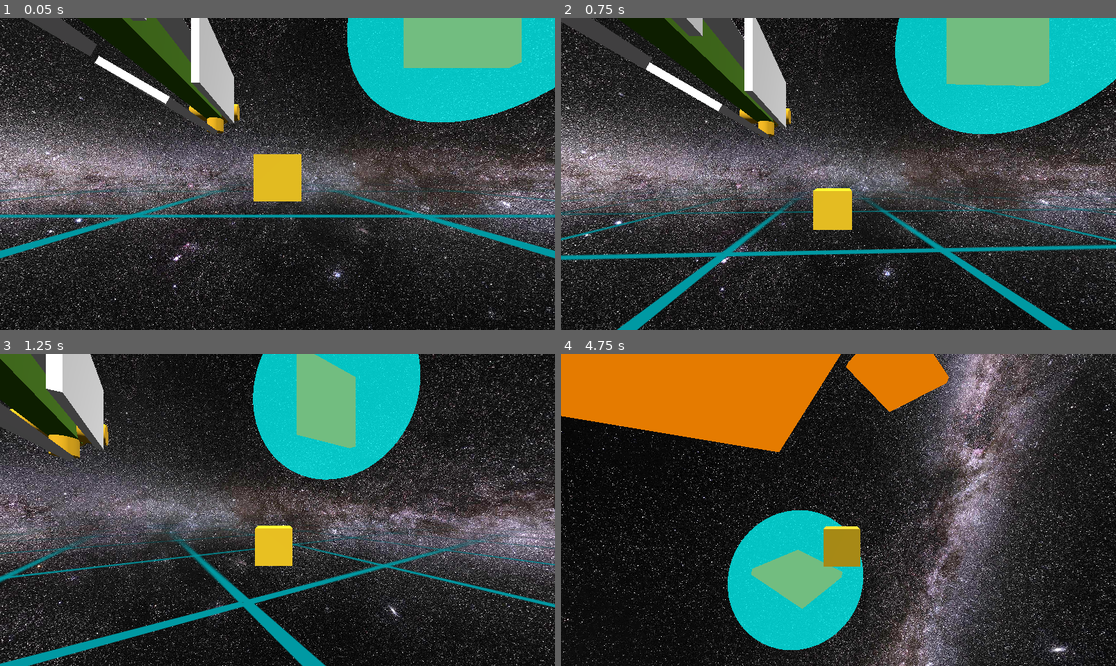
Above: before the commit, frames 1-4 (two rows, left to right).
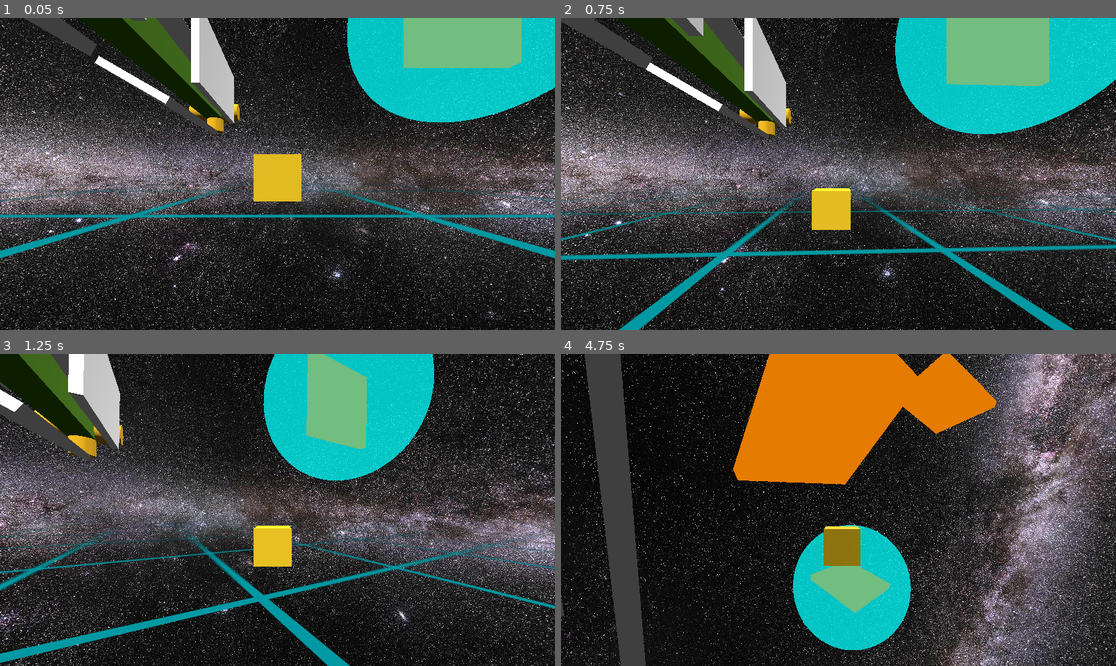
Above: after the commit, the same moments.

Repository: david-andrew/Aberration
Game: Godot game, scene res://world.tscn
Two runs of this game, one before a commit and one after it. Both use one fixed random seed, a clock stepped at 60 frames per second and the inputs below.
Inputs:
- Up to frame 1 (0.05 s): no input
- Up to frame 2 (0.75 s): hold Right (right) from 0.53 s (still down); hold A (a) from 0.53 s (still down)
- Up to frame 3 (1.25 s): keep holding Right (right); keep holding A (a); tap Ctrl (ctrl) at 0.8 s
- Up to frame 4 (4.75 s): release Right (right) at 1.28 s; release A (a) at 1.28 s; hold Down (down) 1.28-2.03 s; tap Ctrl (ctrl) at 1.35 s; tap D (d) at 1.55 s; hold Right (right) 2.03-2.78 s; hold D (d) 2.03-2.78 s; tap E (e) at 2.3, 2.85 s; hold Up (up) 2.78-3.53 s; tap S (s) at 3.05 s; hold S (s) 3.53-4.28 s; hold Left (left) from 3.53 s (still down); tap Shift (shift) at 3.8, 4.35 s; tap W (w) at 4.55 s

Frame 1 is identical in both runs. In frame 2, 0.6% of the frame differs, in the area x 0-100%, y 0-100%; in frame 3, 47%; in frame 4, 64%.

Commit message:
apparently got cannon to point at target correctly

Diff:
--- /dev/null
+++ b/scenes/cannon_module.gd
@@ -0,0 +1,39 @@
+extends ShipModule
+
+var target: Node3D = null
+var original_transform: Transform3D
+@export var MIN_ANGLE_WITH_SURFACE: float = PI/8
+
+
+func _ready():
+
+	var joint = PinJoint3D.new()
+	link_module_to_core(joint)
+
+	# DEBUG, replace with actual target
+	target = get_tree().current_scene.find_child('Player')
+	original_transform = Transform3D(transform)
+
+func _physics_process(delta):
+	pass
+	#TODO: make the turret point at the player
+	#debug_player.global_position
+	try_look_at_target()
+
+
+func try_look_at_target():
+	if not target:
+		print('target is null')
+		return
+
+	#check that target is at an aimable spot
+	var dot = (original_transform.basis * (global_position - target.global_position)).normalized().dot(Vector3.FORWARD)
+
+	# check if cannon can point at the target
+	if PI/2 - acos(dot) < MIN_ANGLE_WITH_SURFACE:
+		#print('target is out of angular range')
+		transform.basis = original_transform.basis
+		return
+
+	#print('looking at target ', target.global_position)
+	look_at(target.global_position, Vector3.UP)
--- /dev/null
+++ b/scenes/cannon_module.tscn
@@ -0,0 +1,42 @@
+[gd_scene load_steps=9 format=3 uid="uid://krx06wutmib7"]
+
+[ext_resource type="PackedScene" uid="uid://bwxo76t5hck46" path="res://scenes/health.tscn" id="1_gvrty"]
+[ext_resource type="Script" path="res://scenes/cannon_module.gd" id="1_hxdcm"]
+
+[sub_resource type="StandardMaterial3D" id="StandardMaterial3D_jaaag"]
+albedo_color = Color(0, 0, 0, 1)
+
+[sub_resource type="SphereMesh" id="SphereMesh_67ye5"]
+material = SubResource("StandardMaterial3D_jaaag")
+
+[sub_resource type="StandardMaterial3D" id="StandardMaterial3D_3onhs"]
+albedo_color = Color(0, 0, 0, 1)
+
+[sub_resource type="BoxMesh" id="BoxMesh_8a3bn"]
+material = SubResource("StandardMaterial3D_3onhs")
+size = Vector3(0.25, 0.25, 1.25)
+
+[sub_resource type="SphereShape3D" id="SphereShape3D_lrjm1"]
+
+[sub_resource type="BoxShape3D" id="BoxShape3D_1pdn2"]
+size = Vector3(0.25, 0.25, 1.25)
+
+[node name="CannonModule" type="RigidBody3D"]
+script = ExtResource("1_hxdcm")
+
+[node name="MeshInstance3D" type="MeshInstance3D" parent="."]
+mesh = SubResource("SphereMesh_67ye5")
+
+[node name="MeshInstance3D2" type="MeshInstance3D" parent="."]
+transform = Transform3D(1, 0, 0, 0, 1, 0, 0, 0, 1, 0, 0, -1)
+mesh = SubResource("BoxMesh_8a3bn")
+
+[node name="CollisionShape3D" type="CollisionShape3D" parent="."]
+shape = SubResource("SphereShape3D_lrjm1")
+
+[node name="CollisionShape3D2" type="CollisionShape3D" parent="."]
+transform = Transform3D(1, 0, 0, 0, 1, 0, 0, 0, 1, 0, 0, -1)
+shape = SubResource("BoxShape3D_1pdn2")
+
+[node name="Health" parent="." instance=ExtResource("1_gvrty")]
+MAX_HEALTH = 5
--- a/scripts/Ship.gd
+++ b/scripts/Ship.gd
@@ -1,7 +1,7 @@
 extends RigidBody3D
 
 
-const translation_strength = 1.0
+const translation_strength = 3.0
 const rotation_strength = 0.5
 
 enum WeaponType {BULLET, LASER}
@@ -77,19 +77,19 @@
 		apply_impulse(global_transform.basis.x * delta * translation_strength)
 
 	# translate up
-	if Input.is_action_pressed("w"):
+	if Input.is_action_pressed("shift"):
 		apply_impulse(global_transform.basis.y * delta * translation_strength)
 
 	# translate down
-	if Input.is_action_pressed("s"):
+	if Input.is_action_pressed("ctrl"):
 		apply_impulse(-global_transform.basis.y * delta * translation_strength)
 
 	# throttle
-	if Input.is_action_pressed("shift"):
+	if Input.is_action_pressed("w"):
 		#throttle = min(throttle + d_throttle * delta, max_throttle)
-		apply_impulse(-global_transform.basis.z * delta * translation_strength*5)
+		apply_impulse(-global_transform.basis.z * delta * translation_strength*2)
 
-	if Input.is_action_pressed("ctrl"):
+	if Input.is_action_pressed("s"):
 		#throttle = max(throttle - d_throttle * delta, min_throttle)
 		apply_impulse(global_transform.basis.z * delta * translation_strength)
 	#if Input.is_action_just_pressed('space'):
--- a/scripts/ShipModule.gd
+++ b/scripts/ShipModule.gd
@@ -5,12 +5,13 @@
 func _ready():
 	link_module_to_core()
 
-func link_module_to_core():
+func link_module_to_core(joint: Joint3D = null):
 	var parent = get_parent()
 	assert((parent is ShipCore and is_instance_valid(parent)) , "ShipModule must be a child of a valid ShipCore");
 
 	# create a 6DoF joint, and link this node with the parent
-	var joint: Generic6DOFJoint3D = Generic6DOFJoint3D.new()
+	if joint == null:
+		joint = Generic6DOFJoint3D.new()
 	self.add_child(joint)
 	joint.node_a = parent.get_path()
 	joint.node_b = self.get_path()
--- a/world.tscn
+++ b/world.tscn
@@ -8,6 +8,7 @@
 [ext_resource type="Texture2D" uid="uid://dofvgqmmehps4" path="res://assets/textures/white outline grid thick.png" id="3_ytujd"]
 [ext_resource type="PackedScene" uid="uid://x6kwsu00lfq2" path="res://scenes/laser.tscn" id="4_c62u1"]
 [ext_resource type="Script" path="res://scripts/CameraTarget.gd" id="4_mhwvw"]
+[ext_resource type="PackedScene" uid="uid://krx06wutmib7" path="res://scenes/cannon_module.tscn" id="5_0kugh"]
 [ext_resource type="PackedScene" uid="uid://bmp7yhbooljq0" path="res://scenes/laser_module.tscn" id="5_ds7nv"]
 [ext_resource type="Script" path="res://scripts/ChaseCamera.gd" id="7_3p5ke"]
 [ext_resource type="PackedScene" uid="uid://d0cn0wfyxb1kj" path="res://scenes/new_test_obstacle.tscn" id="7_6bovt"]
@@ -102,6 +103,18 @@
 [node name="LaserModule5" parent="LargeShipCore" instance=ExtResource("5_ds7nv")]
 transform = Transform3D(1, 0, 0, 0, 1, 0, 0, 0, 1, 0, -1, 50)
 
+[node name="CannonModule" parent="LargeShipCore" instance=ExtResource("5_0kugh")]
+transform = Transform3D(-4.37114e-08, 0, -1, 0, 1, 0, 1, 0, -4.37114e-08, 2, 0, 29.0368)
+
+[node name="CannonModule2" parent="LargeShipCore" instance=ExtResource("5_0kugh")]
+transform = Transform3D(1, 0, 0, 0, -4.37114e-08, -1, 0, 1, -4.37114e-08, 0, 2, 29)
+
+[node name="CannonModule3" parent="LargeShipCore" instance=ExtResource("5_0kugh")]
+transform = Transform3D(2.98023e-08, 4.37114e-08, 1, 1, -8.88178e-16, -2.98023e-08, 0, 1, -4.37114e-08, -2, 0, 29)
+
+[node name="CannonModule4" parent="LargeShipCore" instance=ExtResource("5_0kugh")]
+transform = Transform3D(-1, -1.02251e-15, -1.39091e-08, -1.39091e-08, 4.37114e-08, 1, 0, 1, -4.37114e-08, 0, -2, 29)
+
 [node name="Player" type="RigidBody3D" parent="."]
 angular_damp = 1.0
 script = ExtResource("1_dojcp")
Not shown: 1 places in world.tscn that only renumber resources
